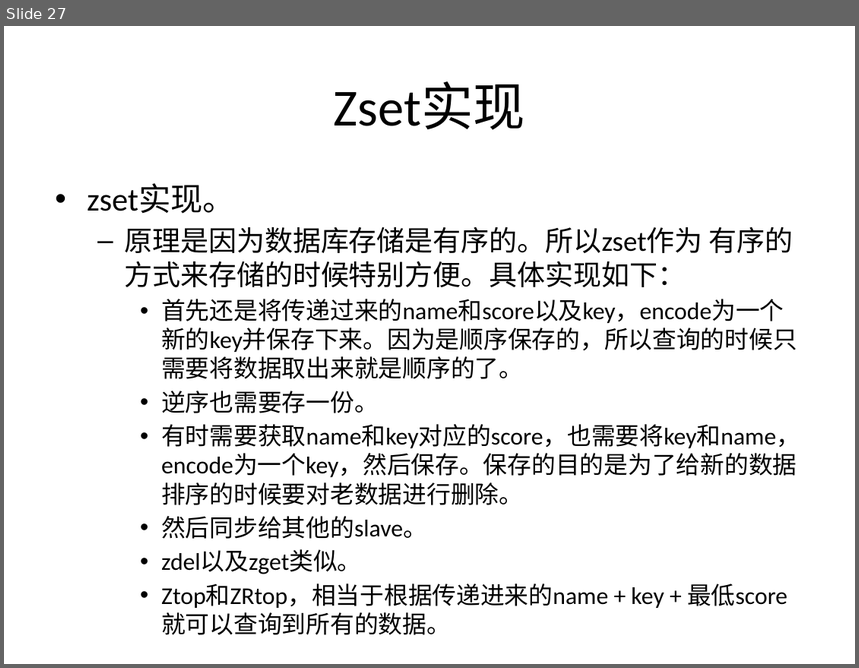
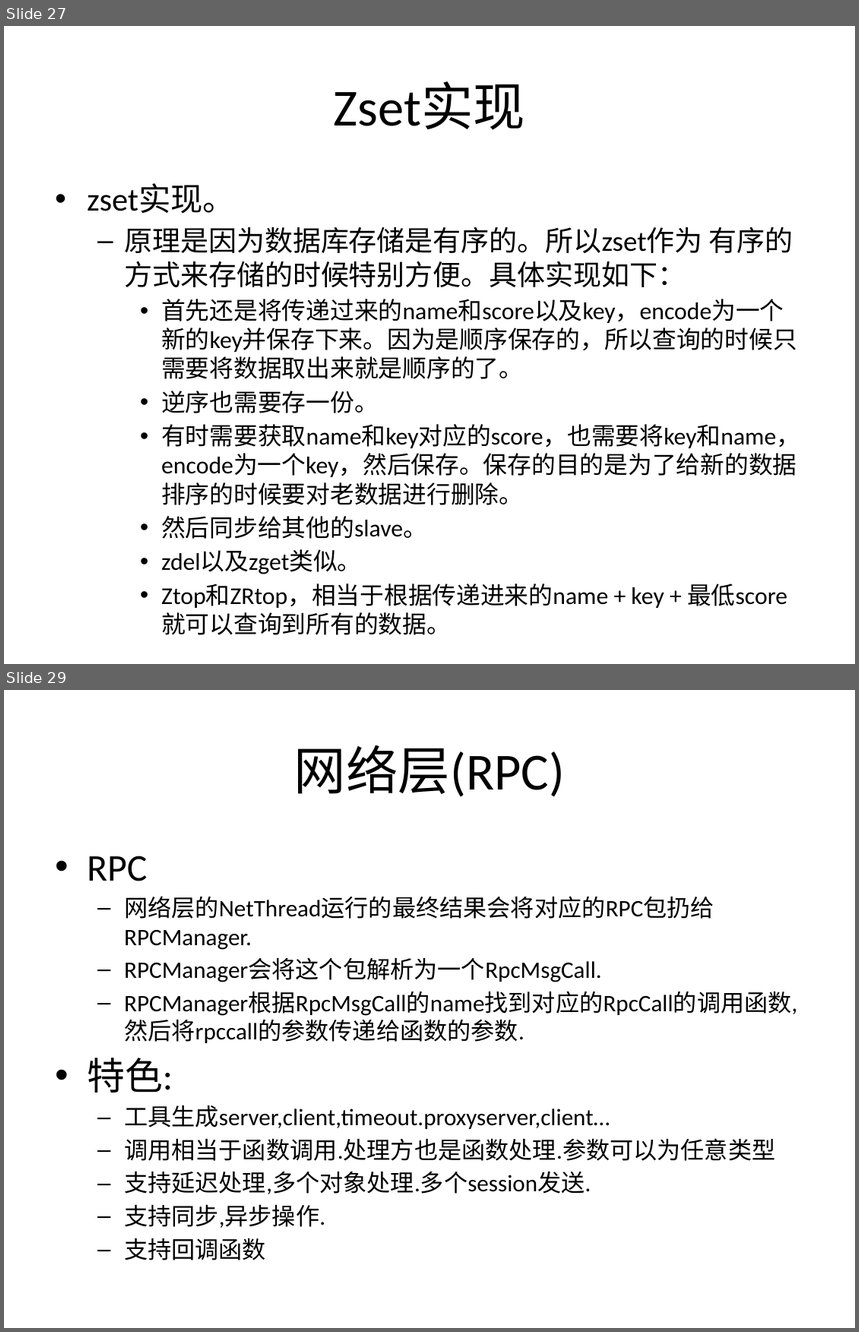
Before and after one commit to woopengcheng/GameLib, a slide deck: 数据库简单介绍.pptx. Shown one above the other, each under a label of ours: slide 27 before the commit, slides 27 and 29 after it; the slides between them are not shown. The pictures are 859x668 and 859x1332 pixels, drawn with LibreOffice and Linux fonts; fonts in the diff are those of the drawing. Boxes give left, top, right and bottom in pixels: in the first picture for what was removed or moved away, otherwise in the second. Text is boxed around its words. In the diff, an @@ line names an element or a change of style, - is before the commit and + after.

```diff
--- a/数据库简单介绍.pptx
+++ b/数据库简单介绍.pptx
@@ slide 29 added at [4,690,855,1328], background #FFFFFF @@
@@ title added at [294,745,565,797], 44 pt, text #000000 @@
+网络层(RPC)
@@ text added at [87,856,797,1261], 20 pt, text #000000 @@
+• RPC
+  – 网络层的NetThread运行的最终结果会将对应的RPC包扔给RPCManager.
+  – RPCManager会将这个包解析为一个RpcMsgCall.
+  – RPCManager根据RpcMsgCall的name找到对应的RpcCall的调用函数,然后将rpccall的参数传递给函数的参数.
+• 特色:
+  – 工具生成server,client,timeout.proxyserver,client…
+  – 调用相当于函数调用.处理方也是函数处理.参数可以为任意类型
+  – 支持延迟处理,多个对象处理.多个session发送.
+  – 支持同步,异步操作.
+  – 支持回调函数
```
Also in this commit, not shown: 8 slides changed, 4 other slides added, 1 slide removed, 3 other files.
